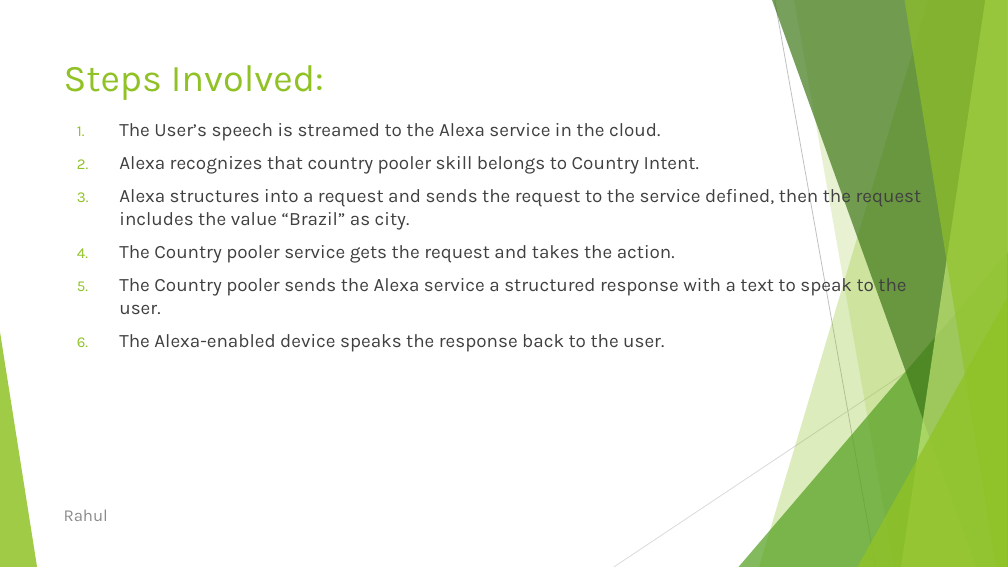
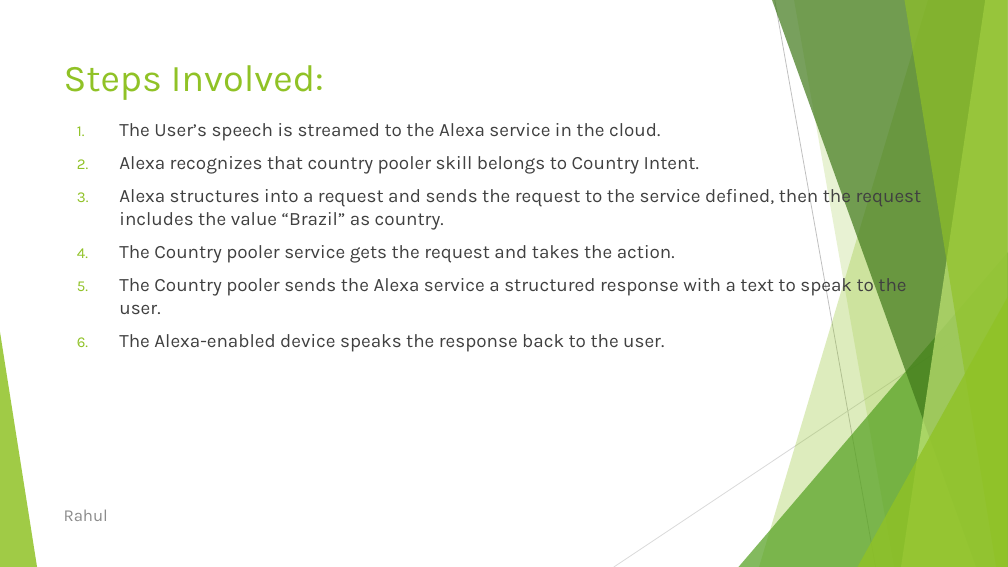
Before and after one commit to Sampath2609/Workshop02, a slide deck: slide 9 of .NETPresentation.pptx. Drawn at 1008x567 pixels with LibreOffice and Linux fonts; fonts in the diff are those of the drawing. Boxes give left, top, right and bottom in pixels: in the first picture for what was removed or moved away, otherwise in the second. Text is boxed around its words. In the diff, an @@ line names an element or a change of style, - is before the commit and + after.

```diff
--- a/.NETPresentation.pptx
+++ b/.NETPresentation.pptx
@@ text at [119, 185, 922, 230]: text changed @@
-3. Alexa structures into a request and sends the request to the service defined, then the request includes the value “Brazil” as city.
+3. Alexa structures into a request and sends the request to the service defined, then the request includes the value “Brazil” as country.
```
Also in this commit, not shown: 1 other slide changed.
